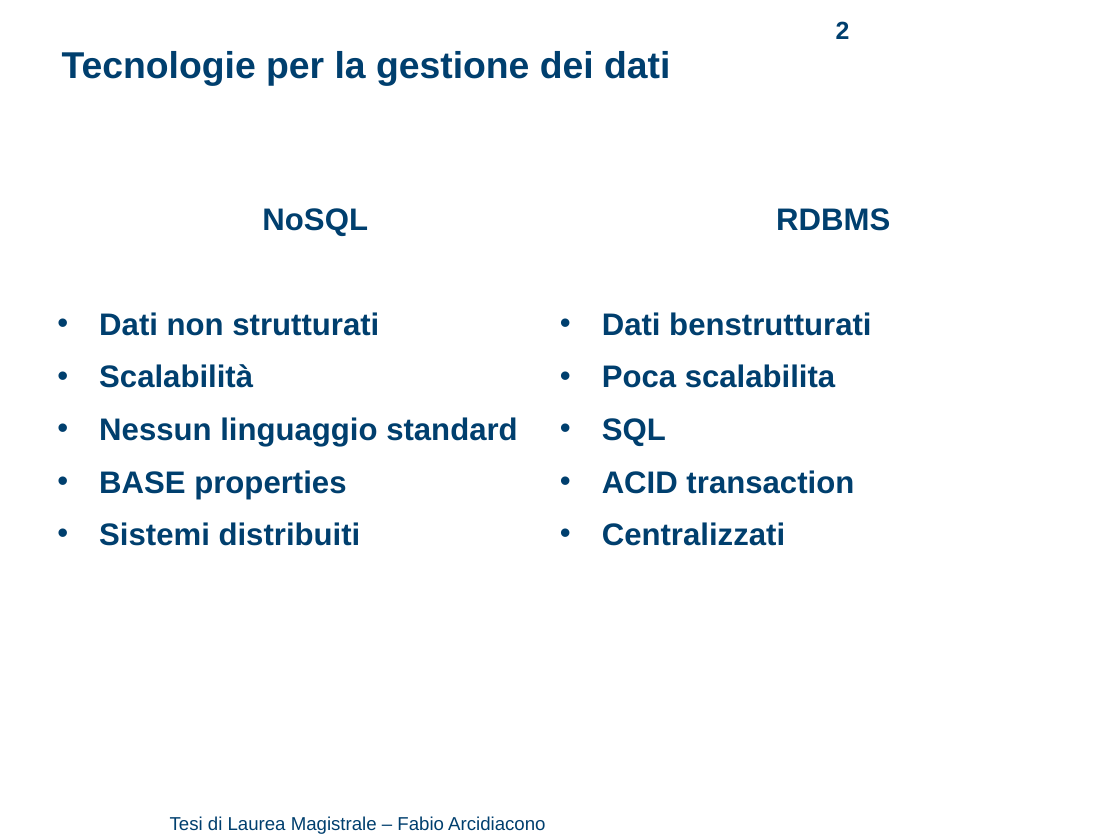
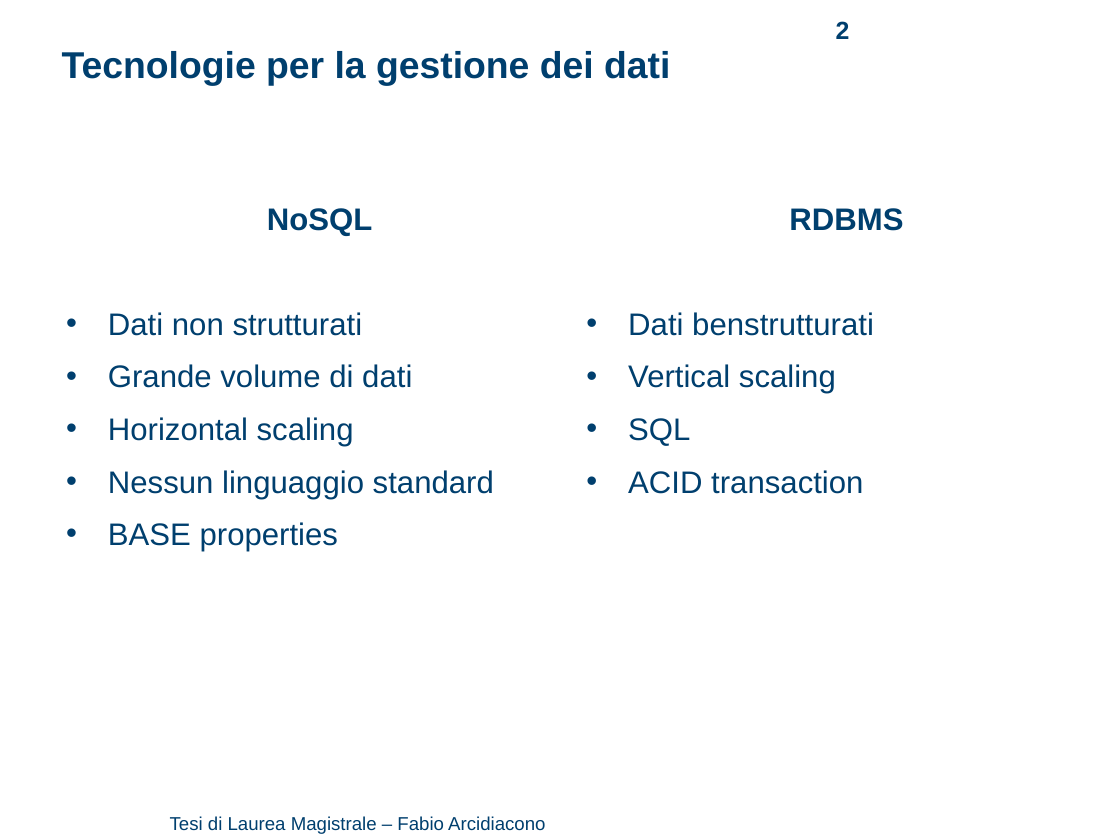
Before and after one commit to arci/thesis, a slide deck: slide 2 of presentation/ThesisPresentation.ppt. Drawn at 1120x840 pixels with LibreOffice and Linux fonts; fonts in the diff are those of the drawing; background and template pictures are left out. Boxes give left, top, right and bottom in pixels: in the first picture for what was removed or moved away, otherwise in the second. Text is boxed around its words. In the diff, an @@ line names an element or a change of style, - is before the commit and + after.

Commit message:
more work on presentation

```diff
--- a/presentation/ThesisPresentation.ppt
+++ b/presentation/ThesisPresentation.ppt
@@ text "NoSQL": place and size @@
-text "NoSQL" at [99, 208, 517, 546]
+text "NoSQL" at [108, 208, 494, 551]
@@ text "RDBMS": place and size @@
-text "RDBMS" at [602, 208, 890, 546]
+text "RDBMS" at [628, 208, 903, 494]
@@ text at [108, 312, 494, 551]: bold off in "Dati non strutturati", "Nessun linguaggio standard", "BASE properties" @@
@@ text at [628, 312, 874, 494]: bold off in "Dati benstrutturati", "SQL", "ACID transaction" @@
@@ text at [108, 364, 412, 446]: text changed; bold off @@
-• Scalabilità
+• Grande volume di dati
+• Horizontal scaling
@@ text at [628, 364, 836, 394]: text changed; bold off @@
-• Poca scalabilita
+• Vertical scaling
@@ text at [99, 522, 361, 546]: paragraph removed @@
-• Sistemi distribuiti
@@ text at [602, 522, 785, 546]: paragraph removed @@
-• Centralizzati
```
Also in this commit, not shown: 11 other slides changed, 2 slides added, 1 slide removed, 1 other file.
